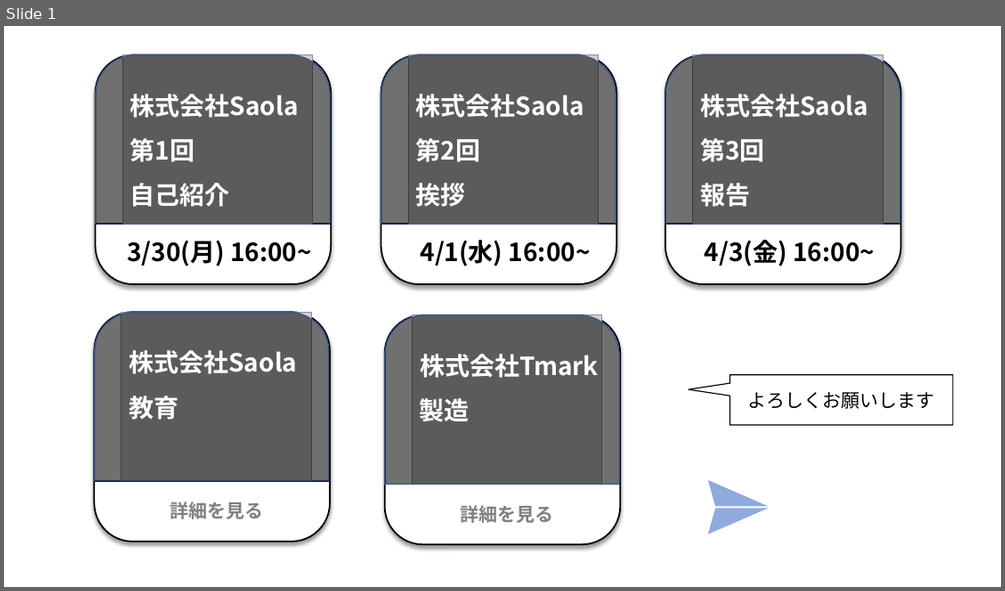
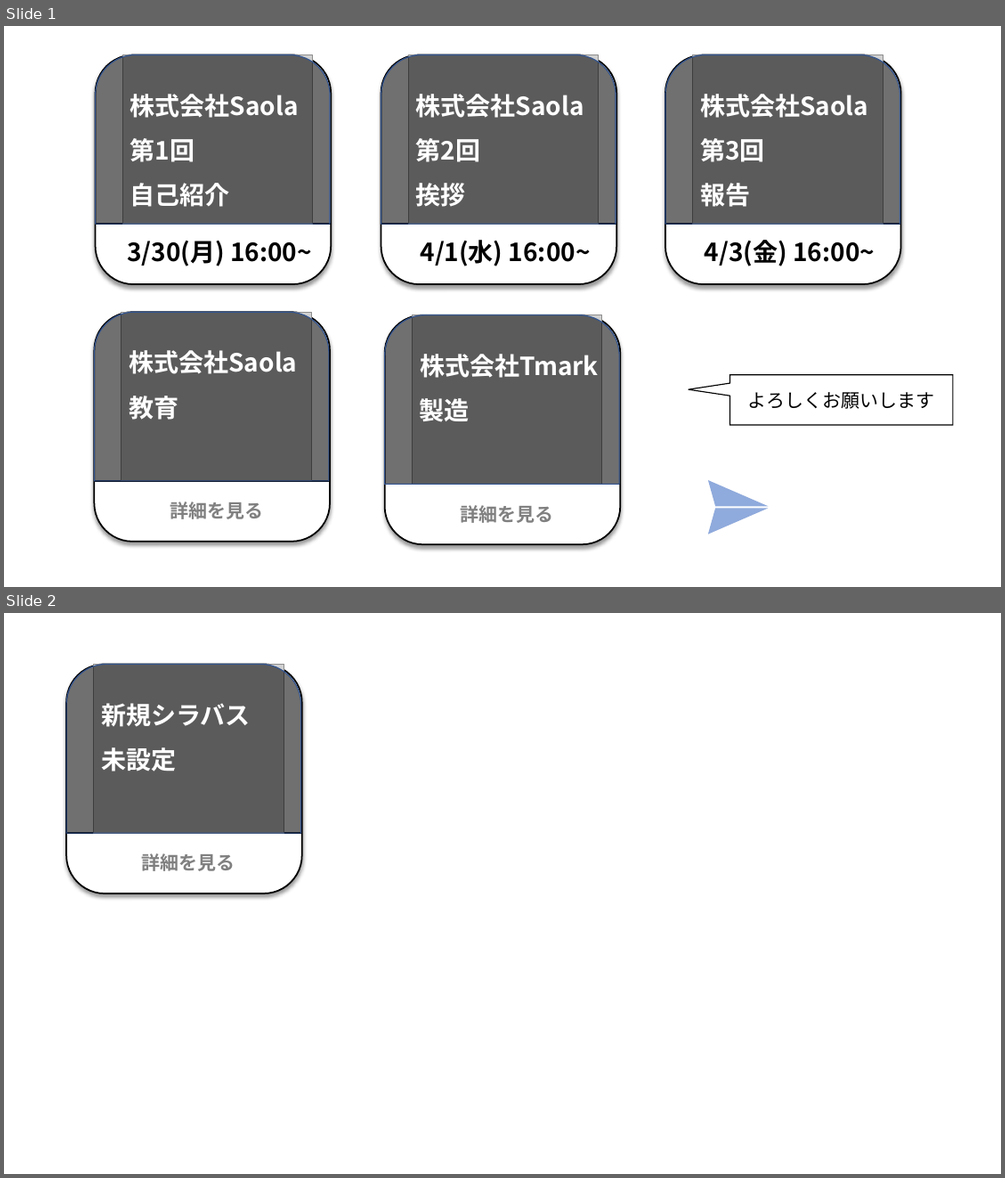
Before and after one commit to saola-com/saola, a slide deck: img/画像作成_workspace.pptx. Shown one above the other, each under a label of ours: slide 1 before the commit, slides 1 and 2 after it. The pictures are 1005x591 and 1005x1178 pixels, drawn with LibreOffice and Linux fonts; fonts in the diff are those of the drawing; grey boxes stand for pictures. Boxes give left, top, right and bottom in pixels: in the first picture for what was removed or moved away, otherwise in the second. Text is boxed around its words. In the diff, an @@ line names an element or a change of style, - is before the commit and + after.

```diff
--- a/img/画像作成_workspace.pptx
+++ b/img/画像作成_workspace.pptx
@@ slide 2 added at (x1=4, y1=613, x2=1001, y2=1174), background #FFFFFF @@
@@ group added at (x1=66, y1=664, x2=302, y2=893): 2 texts, 1 rounded rectangle, 1 line, 1 picture, 1 round same rect @@
+新規シラバス
+未設定
+詳細を見る
```
Also in this commit, not shown: 3 other files.
